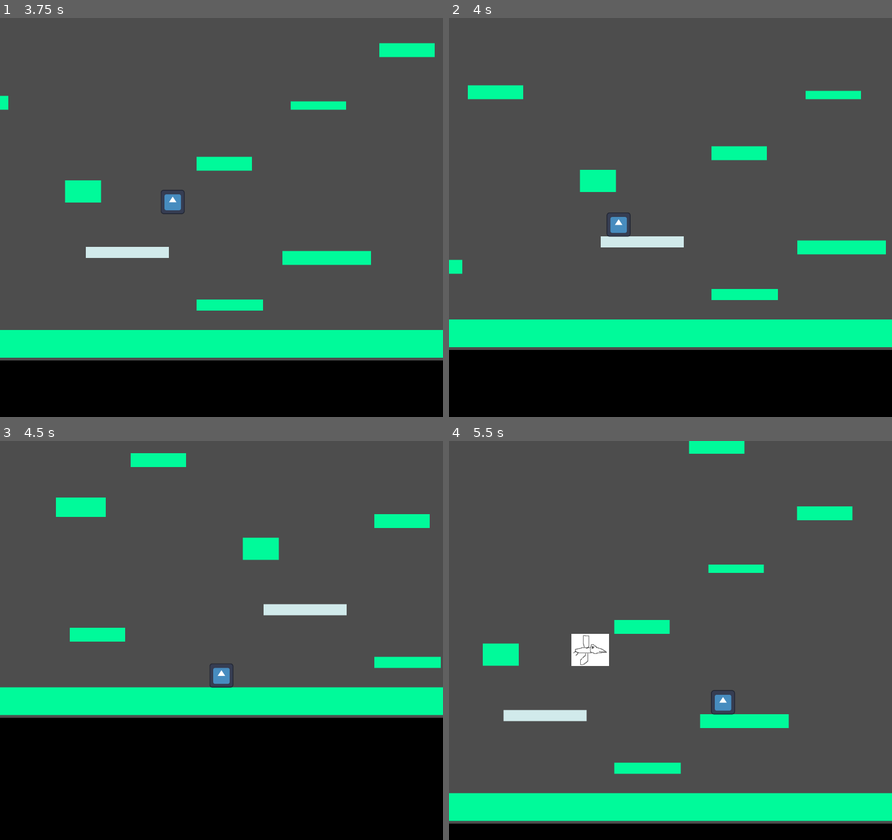
Above: before the commit, frames 1-4 (two rows, left to right).
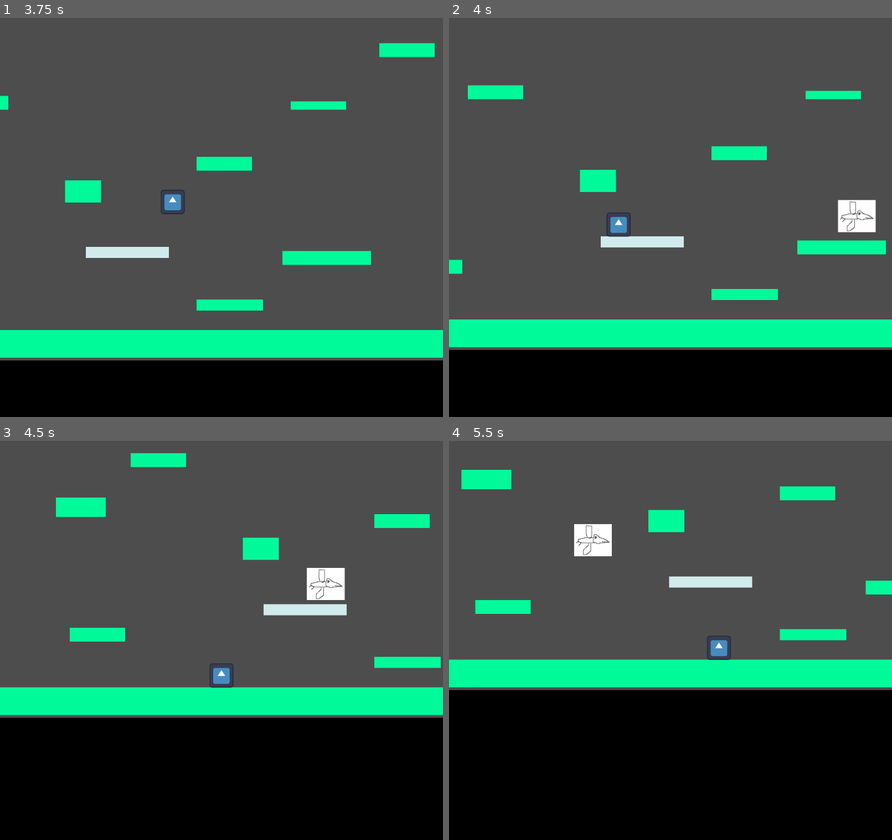
Above: after the commit, the same moments.

Repository: ArthurVayner/GameJam2026
Game: Godot game, scene res://Scenes/Main.tscn
The game is run twice, just before and just after one commit, with the same random seed, the same clock (stepped at 60 frames per second) and the same inputs. The engine's default icon, where the game draws it, is replaced by a stand-in: a white triangle on a blue panel in a dark square.
Inputs:
- Up to frame 1 (3.75 s): hold Right (go_right) 0.53-2.03 s; tap W (jump) at 0.77, 1.07, 1.52, 1.82, 3.02, 3.32 s; hold Left (go_left) from 2.03 s (still down)
- Up to frame 2 (4 s): keep holding Left (go_left); tap W (jump) at 3.77 s
- Up to frame 3 (4.5 s): tap W (jump) at 4.07 s; release Left (go_left) at 4.28 s; hold Right (go_right) from 4.28 s (still down)
- Up to frame 4 (5.5 s): keep holding Right (go_right); tap W (jump) at 4.52, 4.82 s

Frame 1 is identical in both runs. In frame 2, 0.7% of the frame differs, in the area x 87-97%, y 45-54%; in frame 3, 0.7%; in frame 4, 47%, in the area x 0-100%, y 0-96%.

Commit message:
spawn bird on platfrom

Diff:
--- a/Scenes/BirdSpawnPlatform.tscn
+++ b/Scenes/BirdSpawnPlatform.tscn
@@ -7,6 +7,7 @@
 
 [node name="Platform" parent="." unique_id=1291661622 instance=ExtResource("1_6e32j")]
 script = ExtResource("2_f0lc4")
+direction = 1
 color = Color(0.81960785, 0.91764706, 0.92156863, 1)
 width = 30.0
 height = 4.0
--- a/Scripts/bird_spawn_platform.gd
+++ b/Scripts/bird_spawn_platform.gd
@@ -3,6 +3,8 @@
 
 const BIRD = preload("res://Scenes/bird.tscn")
 const bird_scene  = preload("res://Scenes/bird.tscn")
+
+@export var direction: int =1
 
 @onready var detection_area: Area2D = $DetectionArea
 
@@ -12,8 +14,10 @@
 func _ready() -> void:
 	color = Color("D1EAEB")
 	onStand = func (body:Player) -> void:
-		bird_scene.can_instantiate()
-		print("player is on me111")
+		var new_bird = bird_scene.instantiate()
+		new_bird.spanBirdAwayFromPlayer(body.position, 100 * direction, -38)
+		add_child(new_bird)
+		print("player is on my nest")
 	pass
 	super._ready()
 
--- a/Scripts/main.gd
+++ b/Scripts/main.gd
@@ -41,12 +41,11 @@
 
 	var new_bird = bird_scene.instantiate()
 	new_bird.spanBirdAwayFromPlayer(player.position,direction * 100, yPositionOffset)
-	print("spawneBird 77we")
-
 	add_child(new_bird)
 
 func _on_bird_timer_timeout() -> void:
 	var birdsAmount : int= [1,1,1,2,2,3].pick_random()
+	print("spawneBird amount=",birdsAmount)
 	for i in range(0, birdsAmount):
 		spawneBird()
 	reset_bird_timer()
